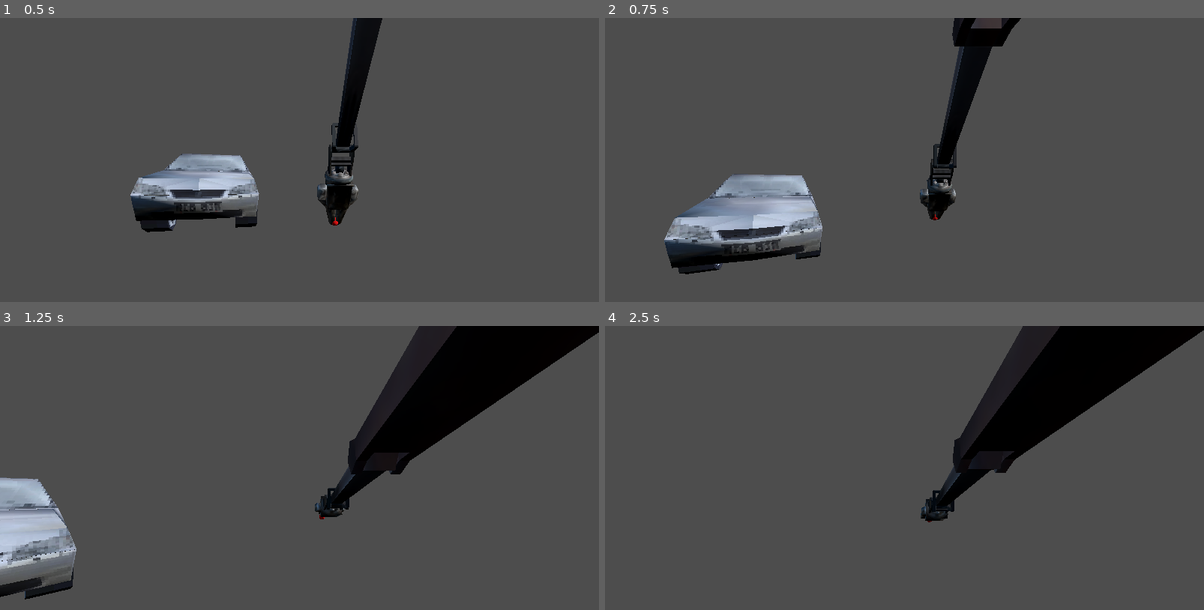
Above: before the commit, frames 1-4 (two rows, left to right).
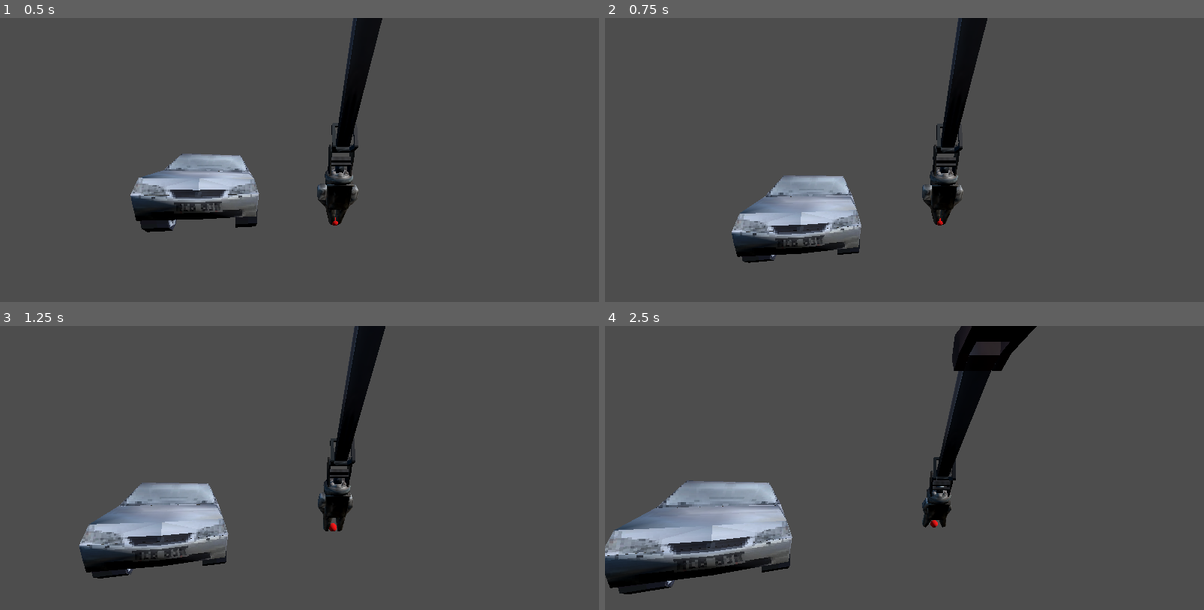
Above: after the commit, the same moments.

Repository: Rionit/Pirate-Software-Game-Jam-16
Game: Godot game, scene res://Scenes/main.tscn
Two runs of this game, one before a commit and one after it. Both use one fixed random seed, a clock stepped at 60 frames per second and the inputs below.
Inputs:
- Up to frame 1 (0.5 s): no input
- Up to frame 2 (0.75 s): hold D (right) from 0.53 s (still down); hold W (front) from 0.53 s (still down)
- Up to frame 3 (1.25 s): keep holding D (right); keep holding W (front); tap F (pinch) at 0.8 s
- Up to frame 4 (2.5 s): release D (right) at 1.28 s; release W (front) at 1.28 s; hold S (back) 1.28-2.03 s; tap F (pinch) at 1.35, 2.3 s; tap W (front) at 1.55 s; hold D (right) from 2.03 s (still down); hold W (front) from 2.03 s (still down)

Frame 1 is identical in both runs. In frame 2, 9.5% of the frame differs, in the area x 9-70%, y 0-91%; in frame 3, 23%, in the area x 0-100%, y 0-97%; in frame 4, 22%.

Commit message:
Made the controls smoooth

Diff:
--- a/Scripts/claw_arm.gd
+++ b/Scripts/claw_arm.gd
@@ -7,10 +7,15 @@
 @export var look_direction := Vector3(1, 0, 0)
 
 var claw_idx : int
-var pinched : bool = true
+var pinched := true
 
-const MOVE_SPEED = 10
-const ROTATION_SPEED = 2.0
+var angular_velocity := 0.0
+var velocity := Vector3.ZERO
+
+const MAX_MOVE_SPEED = 5
+const MAX_ROTATION_SPEED = 5.0
+const ACCELERATION = 0.05
+const DESCELERATION = 10
 
 # Called when the node enters the scene tree for the first time.
 func _ready() -> void:
@@ -35,13 +40,12 @@
 	pinched = false
 
 func _physics_process(delta: float) -> void:
-	var claw_rotation := skeleton.get_bone_pose_rotation(claw_idx).get_euler()
 	if Input.is_action_pressed("rotate_claw_left"):
-		claw_rotation.y = fmod(claw_rotation.y - deg_to_rad(ROTATION_SPEED), 360)
-		skeleton.set_bone_pose_rotation(claw_idx, Quaternion.from_euler(claw_rotation))
+		angular_velocity = min(angular_velocity + ACCELERATION, MAX_ROTATION_SPEED)
 	elif Input.is_action_pressed("rotate_claw_right"):
-		claw_rotation.y = fmod(claw_rotation.y + deg_to_rad(ROTATION_SPEED), 360)
-		skeleton.set_bone_pose_rotation(claw_idx, Quaternion.from_euler(claw_rotation))
+		angular_velocity = max(angular_velocity - ACCELERATION, -MAX_ROTATION_SPEED)
+	else:
+		angular_velocity = move_toward(angular_velocity, 0, delta * DESCELERATION)
 
 	if Input.is_action_just_pressed("pinch"):
 		if pinched:
@@ -49,14 +53,23 @@
 		else:
 			animation_player.play("pinch")
 
+	var dir = look_direction.normalized()
+
 	if Input.is_action_pressed("up"):
-		ik_target.global_position.y += delta * MOVE_SPEED
+		velocity.y = min(velocity.y + ACCELERATION, MAX_MOVE_SPEED)
+	elif Input.is_action_pressed("down"):
+		velocity.y = max(velocity.y - ACCELERATION, -MAX_MOVE_SPEED)
 	elif Input.is_action_pressed("front"):
-		ik_target.global_position.x += look_direction.normalized().x * delta * MOVE_SPEED
-		ik_target.global_position.z += look_direction.normalized().z * delta * MOVE_SPEED
+		velocity.x = min(velocity.x + ACCELERATION, MAX_MOVE_SPEED)
+	elif Input.is_action_pressed("back"):
+		velocity.x = max(velocity.x - ACCELERATION, -MAX_MOVE_SPEED)
+	else:
+		velocity = lerp(velocity, Vector3.ZERO, delta * DESCELERATION)
 
-	if Input.is_action_pressed("down"):
-		ik_target.global_position.y -= delta * MOVE_SPEED
-	elif Input.is_action_pressed("back"):
-		ik_target.global_position.x -= look_direction.normalized().x * delta * MOVE_SPEED
-		ik_target.global_position.z -= look_direction.normalized().z * delta * MOVE_SPEED
+	# ROTATION
+	var claw_rotation := skeleton.get_bone_pose_rotation(claw_idx).get_euler()
+	claw_rotation.y = fmod(claw_rotation.y + deg_to_rad(angular_velocity), 360)
+	skeleton.set_bone_pose_rotation(claw_idx, Quaternion.from_euler(claw_rotation))
+
+	# POSITION
+	ik_target.position += velocity * delta
--- a/Scripts/player.gd
+++ b/Scripts/player.gd
@@ -4,22 +4,28 @@
 @onready var claw_arm: Node3D = $Machine/ClawArm
 
 const PAN_SPEED = 50
+const ACCELERATION = 0.5
+const DESCELERATION = 50
+
+var angular_velocity := 0.0
 
 # Called when the node enters the scene tree for the first time.
 func _ready() -> void:
 	pass # Replace with function body.
-
 
 # Called every frame. 'delta' is the elapsed time since the previous frame.
 func _process(delta: float) -> void:
 	pass
 
 func _physics_process(delta):
-	# We create a local variable to store the input direction.
 	if Input.is_action_pressed("left"):
-		rotate_machine(PAN_SPEED*delta)
-	if Input.is_action_pressed("right"):
-		rotate_machine(-PAN_SPEED*delta)
+		angular_velocity = min(angular_velocity + ACCELERATION, PAN_SPEED)
+	elif Input.is_action_pressed("right"):
+		angular_velocity = max(angular_velocity - ACCELERATION, -PAN_SPEED)
+	else:
+		angular_velocity = move_toward(angular_velocity, 0, delta * DESCELERATION)
+
+	rotate_machine(angular_velocity * delta)
 
 func rotate_machine(angle):
 	machine.rotate_y(deg_to_rad(angle))
